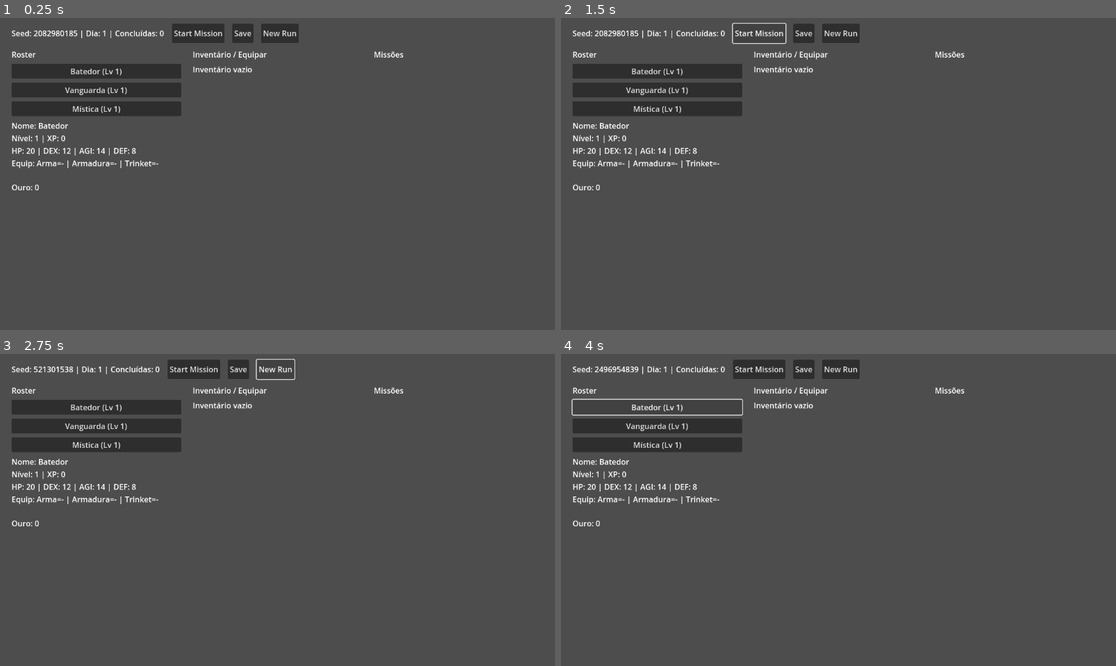
Above: before the commit, frames 1-4 (two rows, left to right).
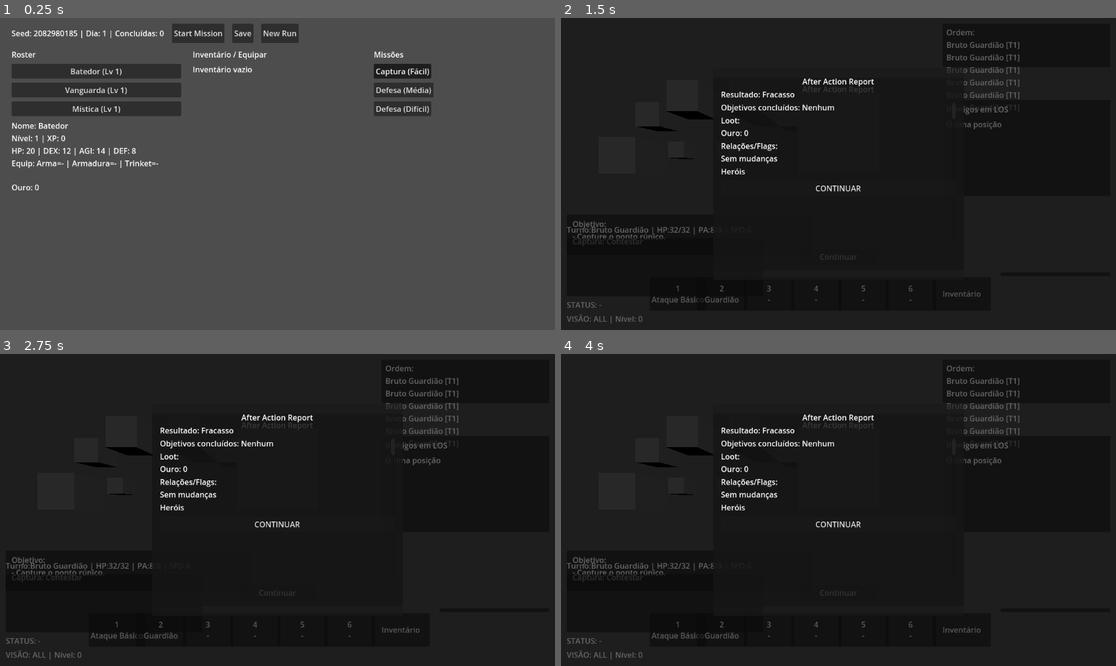
Above: after the commit, the same moments.

Repository: andrecc2507/JOGO
Game: Godot game, scene res://scene/main.tscn
The game is run twice, just before and just after one commit, with the same random seed, the same clock (stepped at 60 frames per second) and the same inputs. The engine's default icon, where the game draws it, is replaced by a stand-in: a white triangle on a blue panel in a dark square.
Inputs (mouse positions are in pixels of both pictures, inside the frame that each line leads up to):
- Up to frame 1 (0.25 s): no input
- Up to frame 2 (1.5 s): click "Start Mission" at 0.5 s; click (760, 33) at 1.25 s, where only the run before the commit has a clickable "Start Mission"
- Up to frame 3 (2.75 s): click (277, 369) at 2 s, where only the run before the commit has a clickable "New Run"
- Up to frame 4 (4 s): click (838, 369) at 2.75 s, where only the run before the commit has a clickable "New Run"; click (655, 407) at 3.5 s, where only the run before the commit has a clickable "Batedor (Lv 1)"

The runs differ from the first frame. In frame 1, 1.4% of the frame differs, in the area x 67-79%, y 14-32%; in frame 2, 94%; in frame 3, 94%; in frame 4, 95%, in the area x 0-100%, y 0-100%.
Error before the commit: Parse Error: Class "TacticalBridge" hides a global script class. (res://scripts/integration/tactical_bridge.gd:1)
Error after the commit: Trying to assign an array of type "Array" to a variable of type "Array[Dictionary]". (res://scripts/world_state.gd:87)

Commit message:
Remove duplicate MissionGenerator class_name

Diff:
--- a/scripts/core/gear.gd
+++ b/scripts/core/gear.gd
@@ -1,5 +1,4 @@
 extends Node
-class_name Gear
 
 const SLOT_WEAPON := "weapon"
 const SLOT_ARMOR := "armor"
--- a/scripts/integration/tactical_bridge.gd
+++ b/scripts/integration/tactical_bridge.gd
@@ -1,4 +1,3 @@
-class_name TacticalBridge
 extends Node
 
 const MissionGeneratorRef := preload("res://scripts/tactical/mission_generator.gd")
--- a/scripts/tactical/mission_generator.gd
+++ b/scripts/tactical/mission_generator.gd
@@ -1,5 +1,4 @@
 extends RefCounted
-class_name MissionGenerator
 
 const MISSION_TYPES := ["SKIRMISH", "ASSASSINATE", "DEFEND", "ESCORT", "CAPTURE"]
 const DIFFICULTY_LABEL := {0: "Fácil", 1: "Média", 2: "Difícil"}
--- a/scripts/tactical_bridge.gd
+++ b/scripts/tactical_bridge.gd
@@ -1,4 +1,3 @@
-class_name TacticalBridge
 extends Node
 
 # Stub: conecta o geoscape ao tático sem acoplar lógicas.
